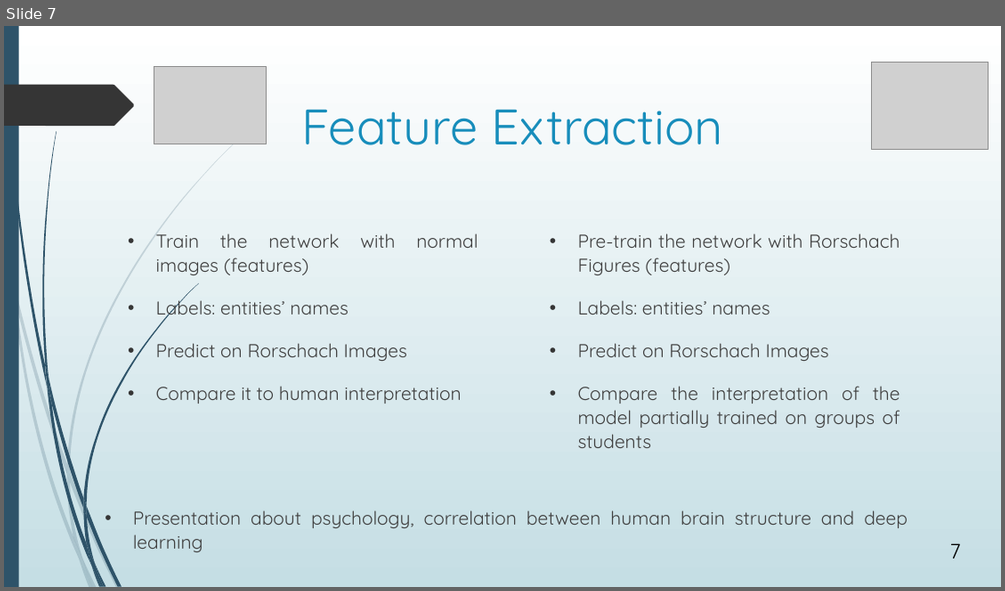
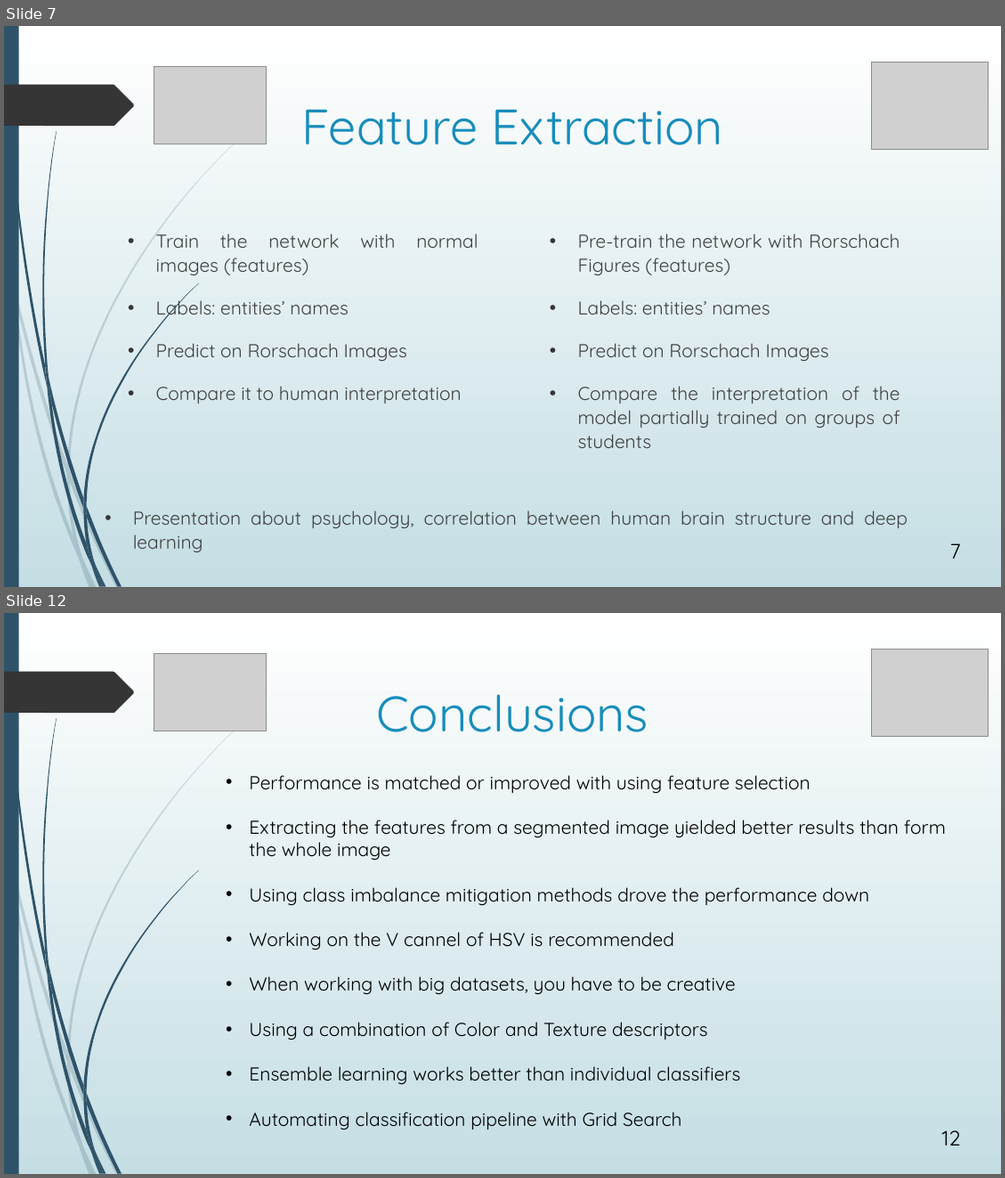
Before and after one commit to avasile96/CAD, a slide deck: Presentation_updated.pptx. Shown one above the other, each under a label of ours: slide 7 before the commit, slides 7 and 12 after it; the slides between them are not shown. The pictures are 1005x591 and 1005x1178 pixels, drawn with LibreOffice and Linux fonts; fonts in the diff are those of the drawing; grey boxes stand for pictures. Boxes give left, top, right and bottom in pixels: in the first picture for what was removed or moved away, otherwise in the second. Text is boxed around its words. In the diff, an @@ line names an element or a change of style, - is before the commit and + after.

```diff
--- a/Presentation_updated.pptx
+++ b/Presentation_updated.pptx
@@ slide 12 added at [4, 613, 1001, 1174], background gradient #FFFFFF to #C5DEE5; not listed: 24 template elements that a slide beside it also shows @@
@@ picture added at [154, 654, 267, 731] @@
@@ picture added at [872, 649, 988, 737] @@
@@ title added at [376, 694, 648, 732], 48 pt, text #178DBB @@
+Conclusions
@@ text added at [249, 775, 946, 1129], 18 pt, text #000000 @@
+• Performance is matched or improved with using feature selection
+• Extracting the features from a segmented image yielded better results than form the whole image
+• Using class imbalance mitigation methods drove the performance down
+• Working on the V cannel of HSV is recommended
+• When working with big datasets, you have to be creative
+• Using a combination of Color and Texture descriptors
+• Ensemble learning works better than individual classifiers
+• Automating classification pipeline with Grid Search
@@ page number added at [942, 1130, 961, 1145], 20 pt, text #000000 @@
+12
```
Also in this commit, not shown: 4 slides changed, 2 other slides added, 3 slides removed.
